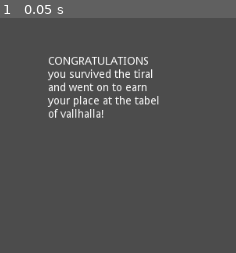
Above: before the commit, frame 1.
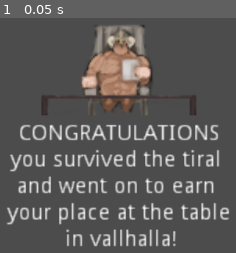
Above: after the commit, the same moment.

Repository: HillTopRhythm/PASSAGE-ECGJ
Game: Godot game, scene res://end screen.tscn
Same seed, same stepped clock (60 frames per second), same inputs: the game is played once before the commit and once after it. This scene is started directly instead of the project's main scene.
Inputs:
- Up to frame 1 (0.05 s): no input

The runs differ from the first frame. In frame 1, 21% of the frame differs, in the area x 2-98%, y 2-98%.

Commit message:
final build pushed

Diff:
--- a/Passage/end screen.tscn
+++ b/Passage/end screen.tscn
@@ -1,4 +1,6 @@
-[gd_scene format=2]
+[gd_scene load_steps=2 format=2]
+
+[ext_resource path="res://EN_Victory.png" type="Texture" id=1]
 
 [node name="end screen" type="Node2D"]
 
@@ -10,5 +12,15 @@
 text = "CONGRATULATIONS
 you survived the tiral
 and went on to earn
-your place at the tabel
-of vallhalla!"
+your place at the table
+ in vallhalla!"
+align = 1
+
+[node name="Camera2D" type="Camera2D" parent="."]
+position = Vector2( 490, 200 )
+current = true
+zoom = Vector2( 0.5, 0.5 )
+
+[node name="EN_Victory" type="Sprite" parent="."]
+position = Vector2( 490.784, 149.121 )
+texture = ExtResource( 1 )
Binary file added: Passage/EN_Victory.png
Not shown, added: Passage/EN_Victory.png.import
Binary file added: Passage/build ver 4/index.png
Not shown, added: Passage/build ver 4/index.png.import
Binary file added: Passage/built ver 3/The frost giants passage.png
Not shown, added: Passage/built ver 3/The frost giants passage.png.import
Binary file added: Passage/built version 1/The frost giants passage.png
Not shown, added: Passage/built version 1/The frost giants passage.png.import
Not shown, added: Passage/export_presets.cfg
Binary file added: Passage/final build/index.png
Not shown, added: Passage/final build/index.png.import
Not shown, added: Passage/build ver 4/index.html
(and 22 more such lines)
